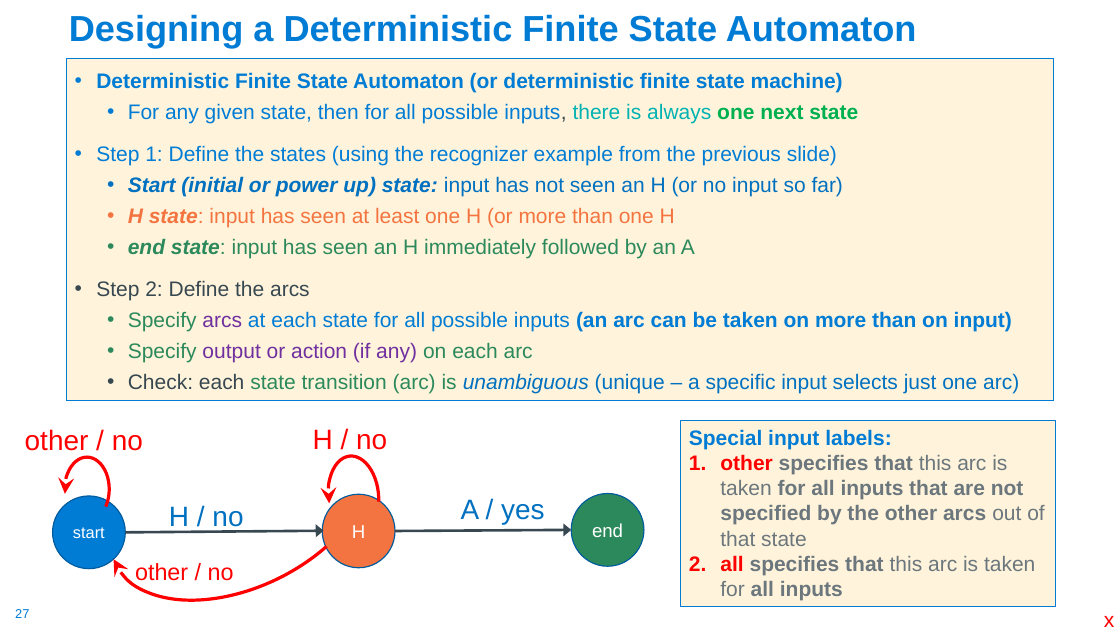
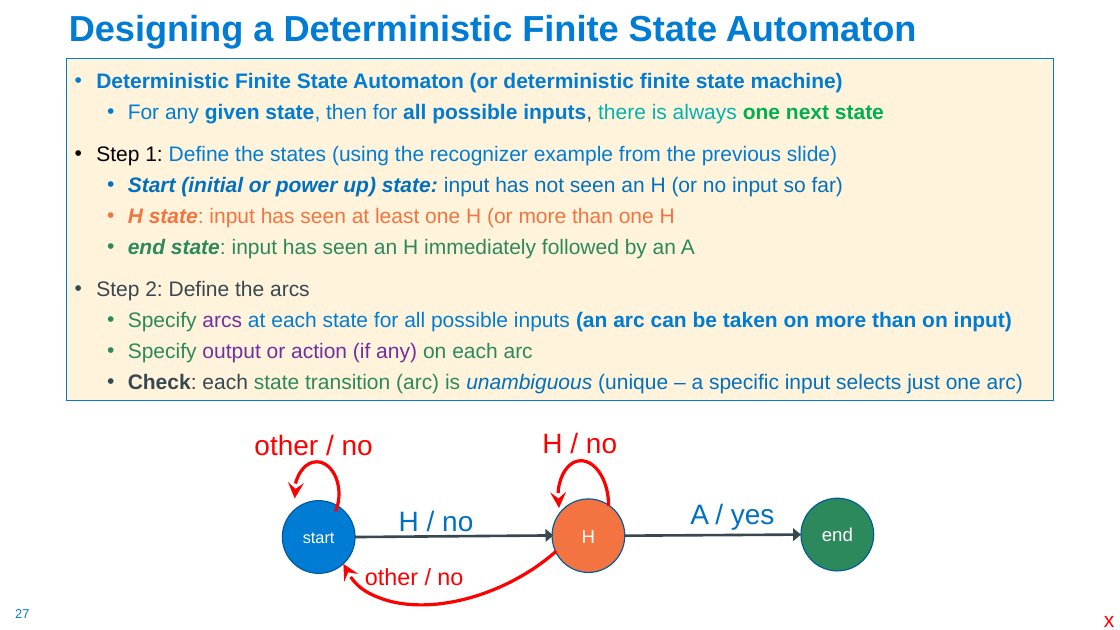
Before and after one commit to cse30-sp24/Muller-Slides, a slide deck: slide 27 of 01-C-Part1.pptx. Drawn at 1120x630 pixels with LibreOffice and Linux fonts; fonts in the diff are those of the drawing. Boxes give left, top, right and bottom in pixels: in the first picture for what was removed or moved away, otherwise in the second. Text is boxed around its words. In the diff, an @@ line names an element or a change of style, - is before the commit and + after.

```diff
--- a/01-C-Part1.pptx
+++ b/01-C-Part1.pptx
@@ text at [96, 103, 1023, 393]: bold on in "given state, all possible inputs,", "Check:"; text colour #007CD5 to #000000 in "Step 1:" @@
@@ rectangle removed at [681, 420, 1055, 607] @@
-Special input labels:
-1. other specifies that this arc is taken for all inputs that are not specified by the other arcs out of that state
-2. all specifies that this arc is taken for all inputs
@@ 5 texts, 3 ellipses, 3 arc (boxed as its full ellipse)s, 2 arrows: place and size @@
-5 texts, 3 ellipses, 3 arc (boxed as its full ellipse)s, 2 arrows at [25, 366, 644, 630]
+5 texts, 3 ellipses, 3 arc (boxed as its full ellipse)s, 2 arrows at [254, 371, 875, 630]
```
Also in this commit, not shown: 18 other slides changed, 1 other file.
